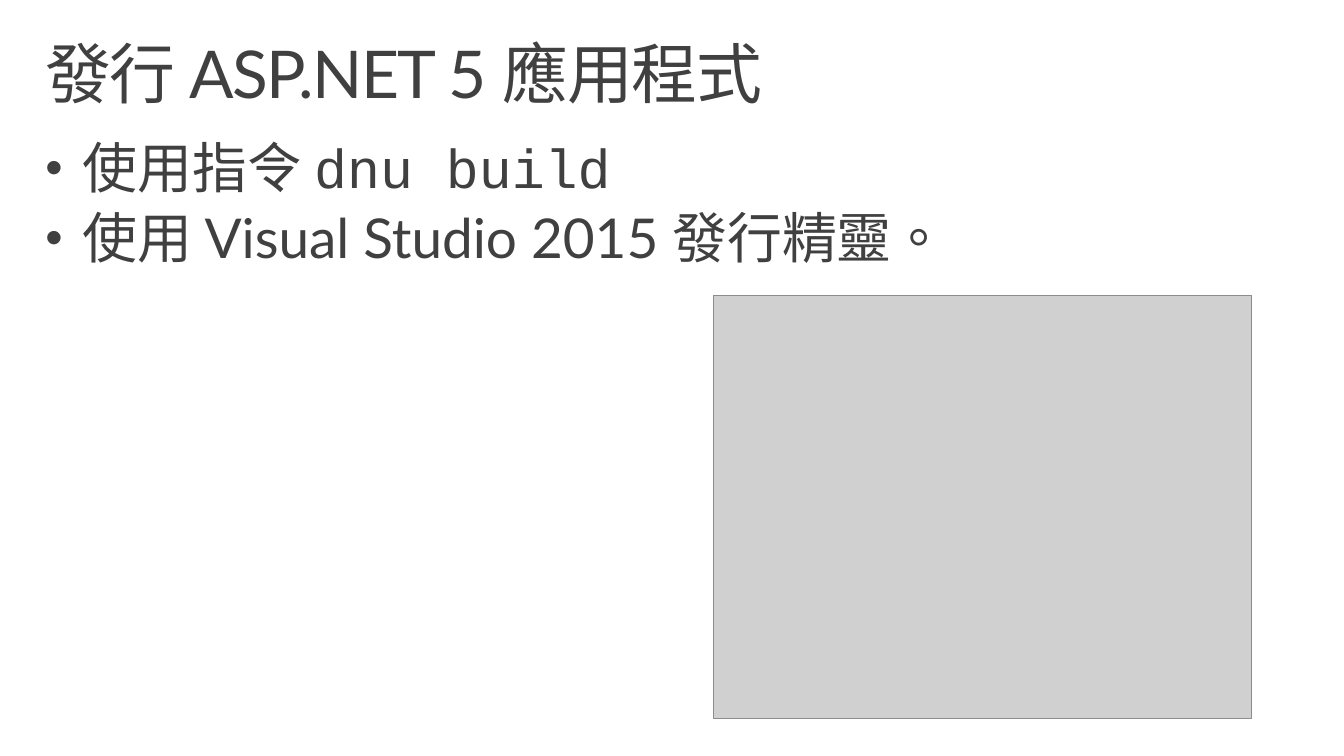
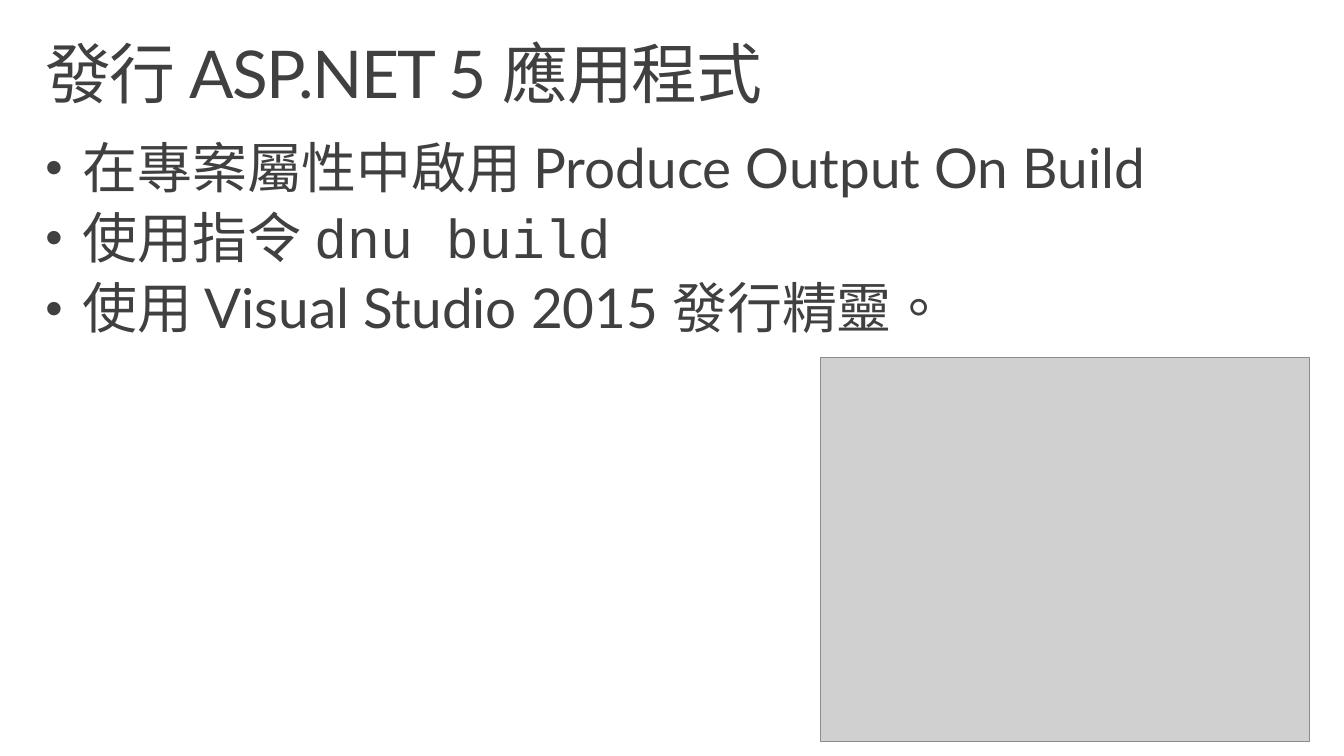
Before and after one commit to k-net-community/Build-Mini-2015-MVC-Session, a slide deck: slide 36 of ASP.NET 5, MVC 6 and Azure App Services.pptx. Drawn at 1344x756 pixels with LibreOffice and Linux fonts; fonts in the diff are those of the drawing; grey boxes stand for pictures; background and template pictures are left out. Boxes give left, top, right and bottom in pixels: in the first picture for what was removed or moved away, otherwise in the second. Text is boxed around its words. In the diff, an @@ line names an element or a change of style, - is before the commit and + after.

Commit message:
Add Slide

```diff
--- a/ASP.NET 5, MVC 6 and Azure App Services.pptx
+++ b/ASP.NET 5, MVC 6 and Azure App Services.pptx
@@ text at bbox=[83, 142, 1145, 198]: paragraph added @@
+• 在專案屬性中啟用 Produce Output On Build
@@ picture: place and size @@
-picture at bbox=[714, 295, 1252, 718]
+picture at bbox=[820, 358, 1309, 741]
```
